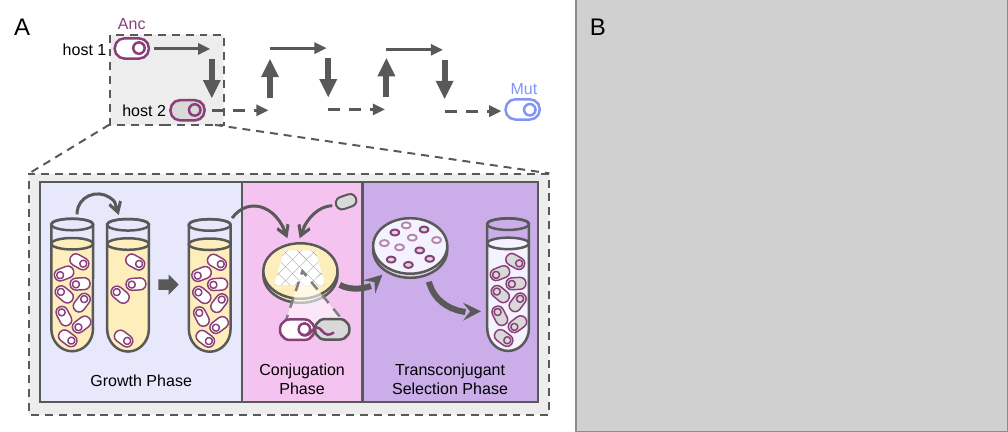
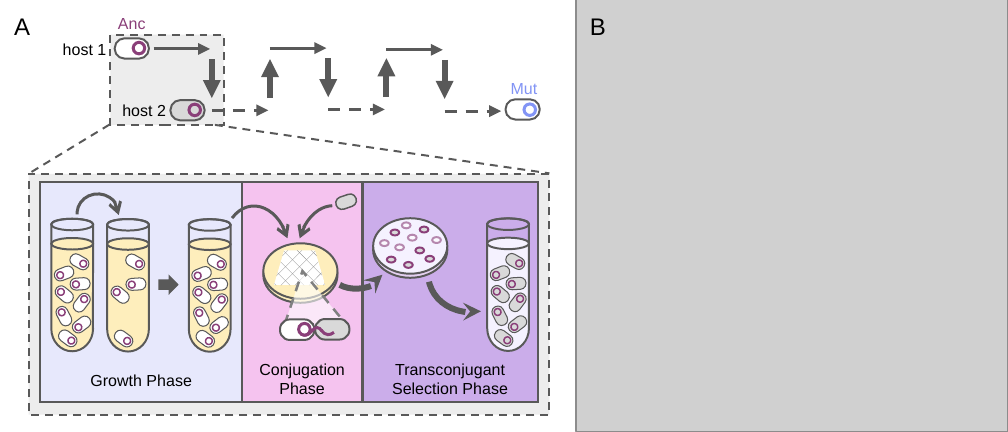
Before and after one commit to es-duan/PETRI, a slide deck: slide 1 of figures/edited/fig3_edited.pptx. Drawn at 1008x432 pixels with LibreOffice and Linux fonts; fonts in the diff are those of the drawing; grey boxes stand for pictures. Boxes give left, top, right and bottom in pixels: in the first picture for what was removed or moved away, otherwise in the second. Text is boxed around its words. In the diff, an @@ line names an element or a change of style, - is before the commit and + after.

```diff
--- a/figures/edited/fig3_edited.pptx
+++ b/figures/edited/fig3_edited.pptx
@@ rounded rectangle at (505, 99, 540, 120): outline #8294F5 1.25 pt to #595959 1 pt @@
@@ ellipse at (524, 104, 536, 115): outline #8294F5 1.25 pt to #8294F5 1.5 pt @@
@@ outline #595959 1.25 pt to #595959 1 pt in 9 elements at (52, 219, 94, 351), (264, 248, 338, 304), (264, 243, 338, 300), (315, 320, 350, 340), (373, 222, 448, 278), (373, 219, 448, 275), (107, 219, 148, 351), (189, 219, 230, 351), (487, 219, 528, 351) @@
@@ outline #8A3F79 1.25 pt to #8A3F79 1.5 pt in 5 elements at (134, 42, 145, 53), (189, 104, 200, 115), (298, 324, 310, 336), (306, 328, 326, 375), (314, 284, 345, 335) @@
@@ outline #8A3F79 1.25 pt to #595959 1 pt in 3 elements at (115, 39, 150, 59), (170, 101, 204, 121), (279, 320, 314, 340) @@
@@ outline #8A3F79 0.75 pt to #595959 0.5 pt in 28 elements at (68, 252, 91, 272), (53, 265, 76, 283), (70, 277, 91, 290), (53, 283, 76, 305), (71, 291, 93, 314), (54, 304, 73, 327), (71, 313, 94, 335), (56, 328, 79, 349), (124, 252, 147, 272), (125, 277, 146, 290), (108, 283, 131, 305), (112, 328, 135, 349), (206, 252, 229, 272), (190, 265, 213, 283), (207, 277, 228, 290), (190, 284, 213, 306), (208, 291, 230, 314), (192, 305, 211, 328), (207, 315, 230, 336), (194, 328, 217, 349), (504, 251, 527, 271), (488, 265, 511, 283), (505, 277, 526, 290), (488, 283, 511, 305), (506, 291, 528, 314), (490, 304, 509, 327), (505, 313, 528, 335), (492, 328, 516, 349) @@
```
Also in this commit, not shown: 4 other files.
